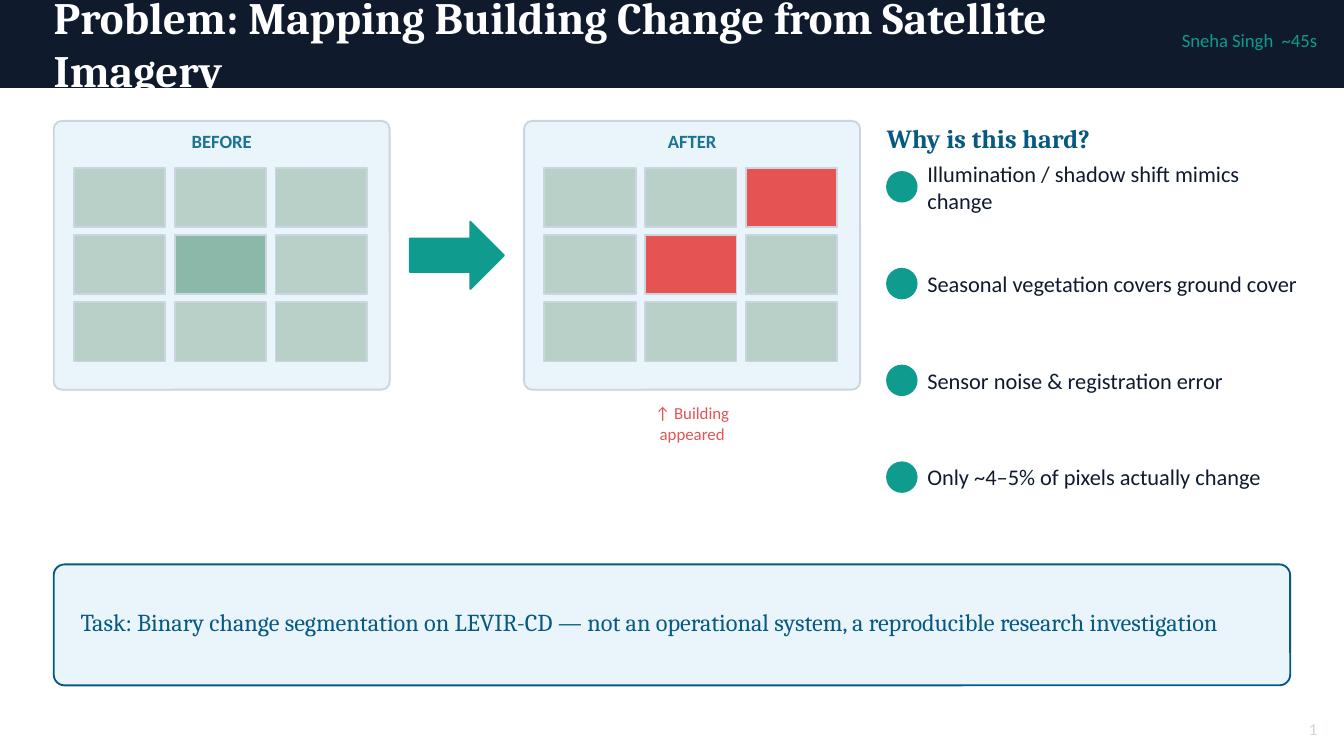
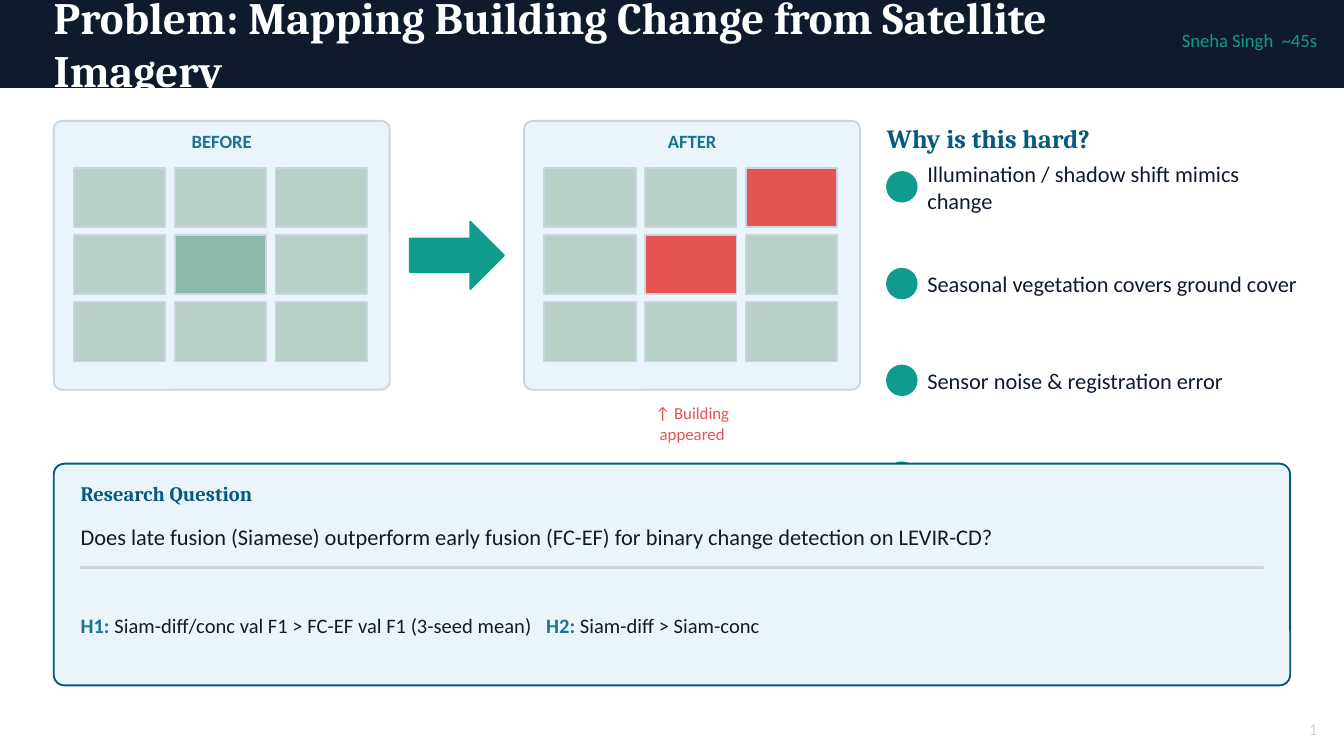
Before and after one commit to danwaseem/levir-change-detection, a slide deck: slide 2 of presentation/buildsafe_vision.pptx. Drawn at 1344x756 pixels with LibreOffice and Linux fonts; fonts in the diff are those of the drawing. Boxes give left, top, right and bottom in pixels: in the first picture for what was removed or moved away, otherwise in the second. Text is boxed around its words. In the diff, an @@ line names an element or a change of style, - is before the commit and + after.

```diff
--- a/presentation/buildsafe_vision.pptx
+++ b/presentation/buildsafe_vision.pptx
@@ rounded rectangle: place and size @@
-rounded rectangle at <box>54,564,1290,685</box>
+rounded rectangle at <box>54,464,1290,685</box>
@@ rounded rectangle at <box>54,464,1290,685</box>: proportions changed @@
@@ text removed at <box>927,469,1260,489</box> @@
-Only ~4–5% of pixels actually change
@@ text at <box>81,486,253,505</box>: text changed; size 13 to 11 pt; bold on @@
-Task: Binary change segmentation on LEVIR-CD — not an operational system, a reproducible research investigation
+Research Question
@@ text added at <box>81,529,993,549</box>, 12 pt, text #0F1B2D @@
+Does late fusion (Siamese) outperform early fusion (FC-EF) for binary change detection on LEVIR-CD?
@@ rectangle added at <box>81,567,1263,569</box>, fill #CBD5E0, outline #CBD5E0 1 pt @@
@@ text added at <box>81,618,760,636</box>, 11 pt, text #0F1B2D @@
+H1: Siam-diff/conc val F1 > FC-EF val F1 (3-seed mean) H2: Siam-diff > Siam-conc
```
Also in this commit, not shown: 3 other slides changed.
